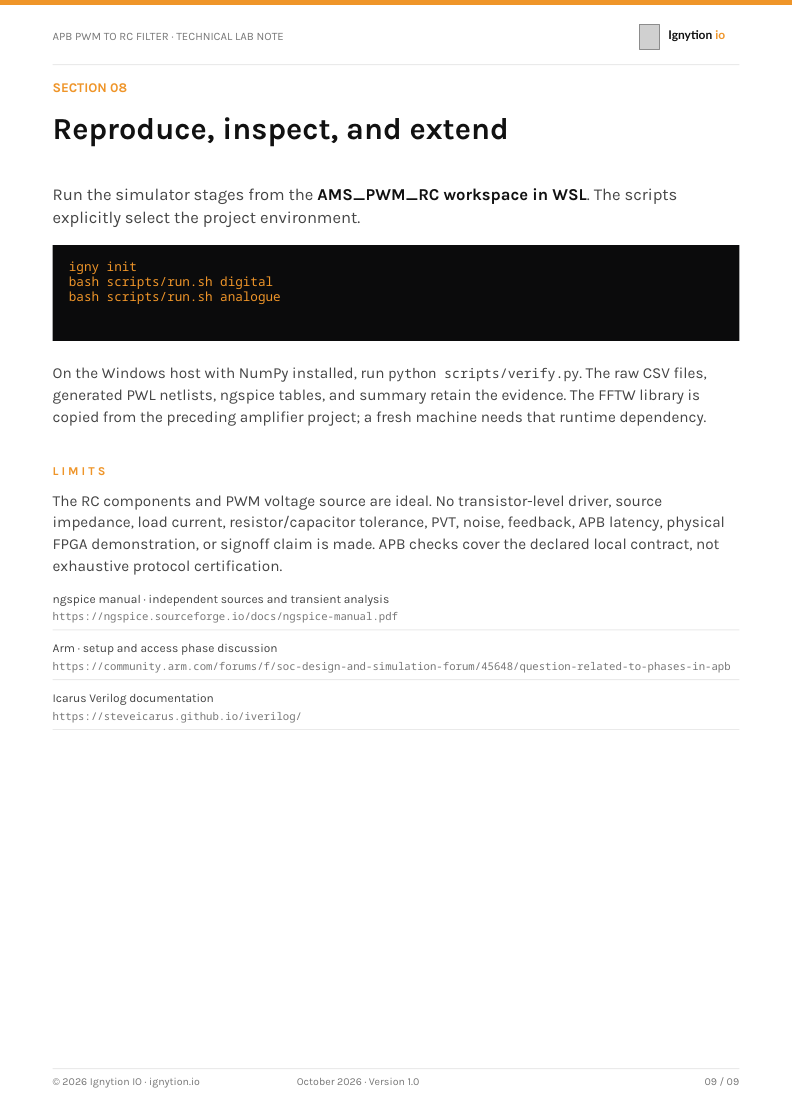
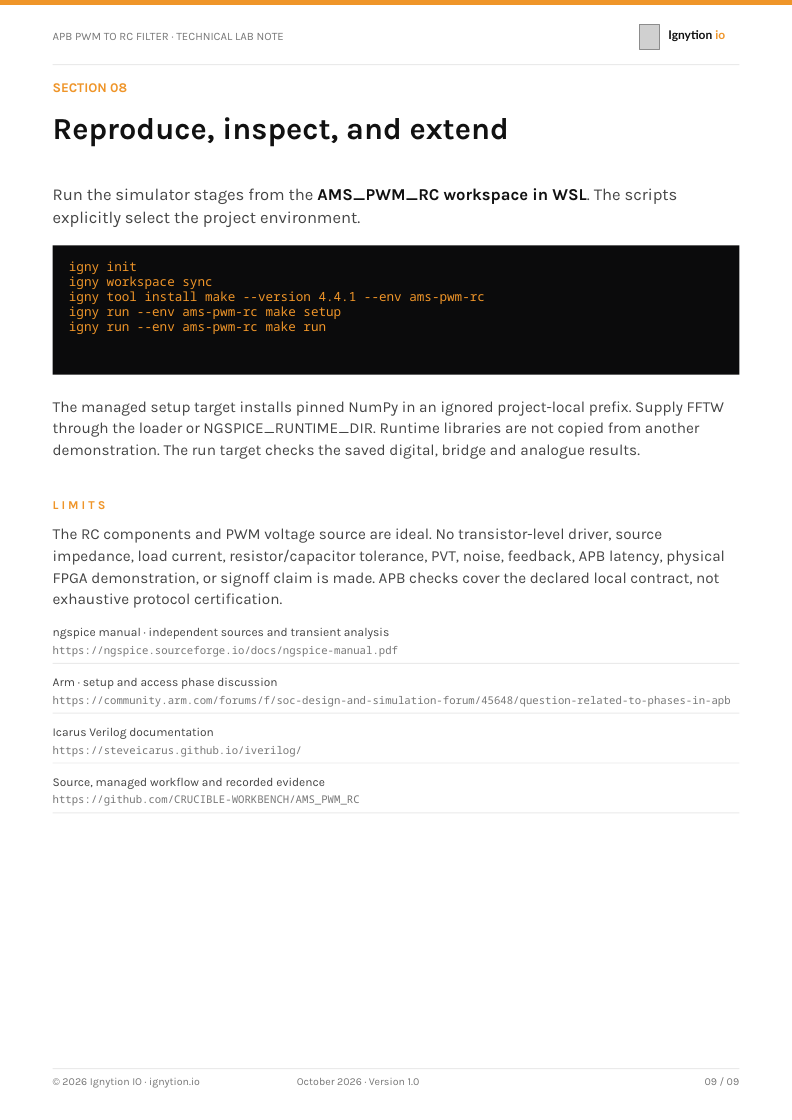
Before and after one commit to CRUCIBLE-WORKBENCH/AMS_PWM_RC, a slide deck: slide 9 of docs/APB_PWM_RC_Mixed_Signal_Demo_Ignytion_A4.pptx. Drawn at 792x1120 pixels with LibreOffice and Linux fonts; fonts in the diff are those of the drawing; grey boxes stand for pictures. Boxes give left, top, right and bottom in pixels: in the first picture for what was removed or moved away, otherwise in the second. Text is boxed around its words. In the diff, an @@ line names an element or a change of style, - is before the commit and + after.

```diff
--- a/docs/APB_PWM_RC_Mixed_Signal_Demo_Ignytion_A4.pptx
+++ b/docs/APB_PWM_RC_Mixed_Signal_Demo_Ignytion_A4.pptx
@@ rectangle: place and size @@
-rectangle at [53, 245, 739, 341]
+rectangle at [53, 245, 739, 374]
@@ text at [69, 276, 485, 334]: text changed @@
-bash scripts/run.sh digital
-bash scripts/run.sh analogue
+igny workspace sync
+igny tool install make --version 4.4.1 --env ams-pwm-rc
+igny run --env ams-pwm-rc make setup
+igny run --env ams-pwm-rc make run
@@ text at [53, 401, 724, 459]: text changed @@
-On the Windows host with NumPy installed, run python scripts/verify.py. The raw CSV files, generated PWL netlists, ngspice tables, and summary retain the evidence. The FFTW library is copied from the preceding amplifier project; a fresh machine needs that runtime dependency.
+The managed setup target installs pinned NumPy in an ignored project-local prefix. Supply FFTW through the loader or NGSPICE_RUNTIME_DIR. Runtime libraries are not copied from another demonstration. The run target checks the saved digital, bridge and analogue results.
@@ 8 texts, 3 rectangles: place and size @@
-8 texts, 3 rectangles at [53, 467, 739, 730]
+8 texts, 3 rectangles at [53, 501, 739, 763]
@@ text added at [53, 778, 325, 789], 9 pt, text #444444 @@
+Source, managed workflow and recorded evidence
@@ text added at [53, 795, 360, 806], 8 pt, text #777777 @@
+https://github.com/CRUCIBLE-WORKBENCH/AMS_PWM_RC
```
Also in this commit, not shown: 8 other files.
